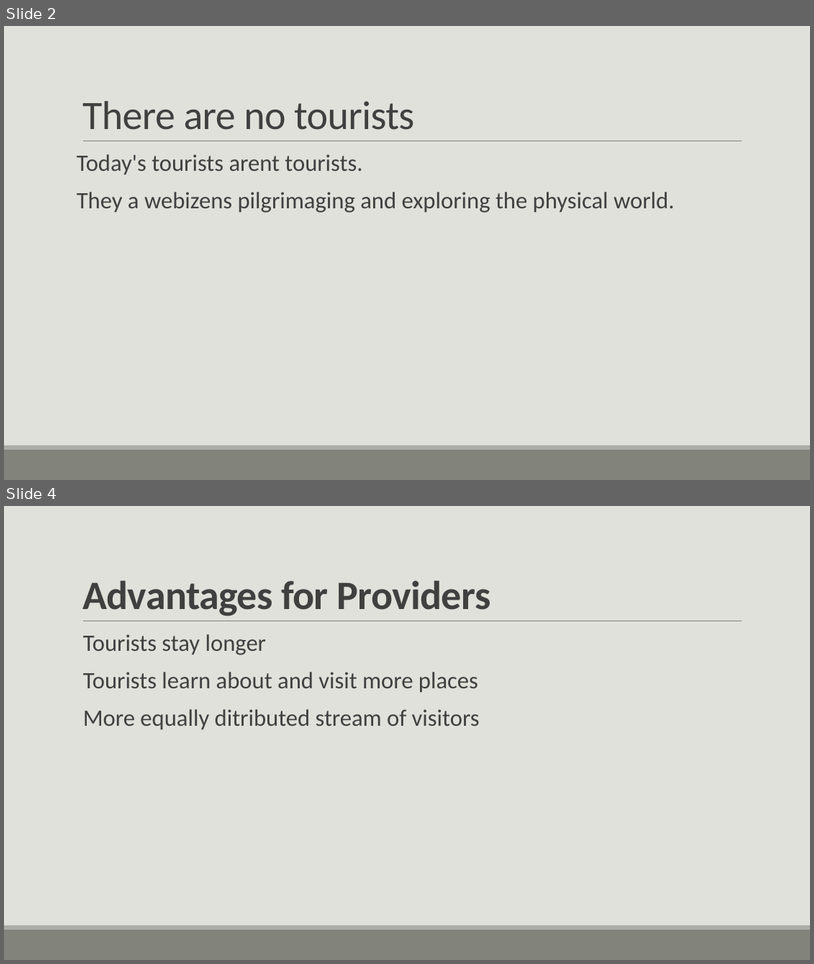
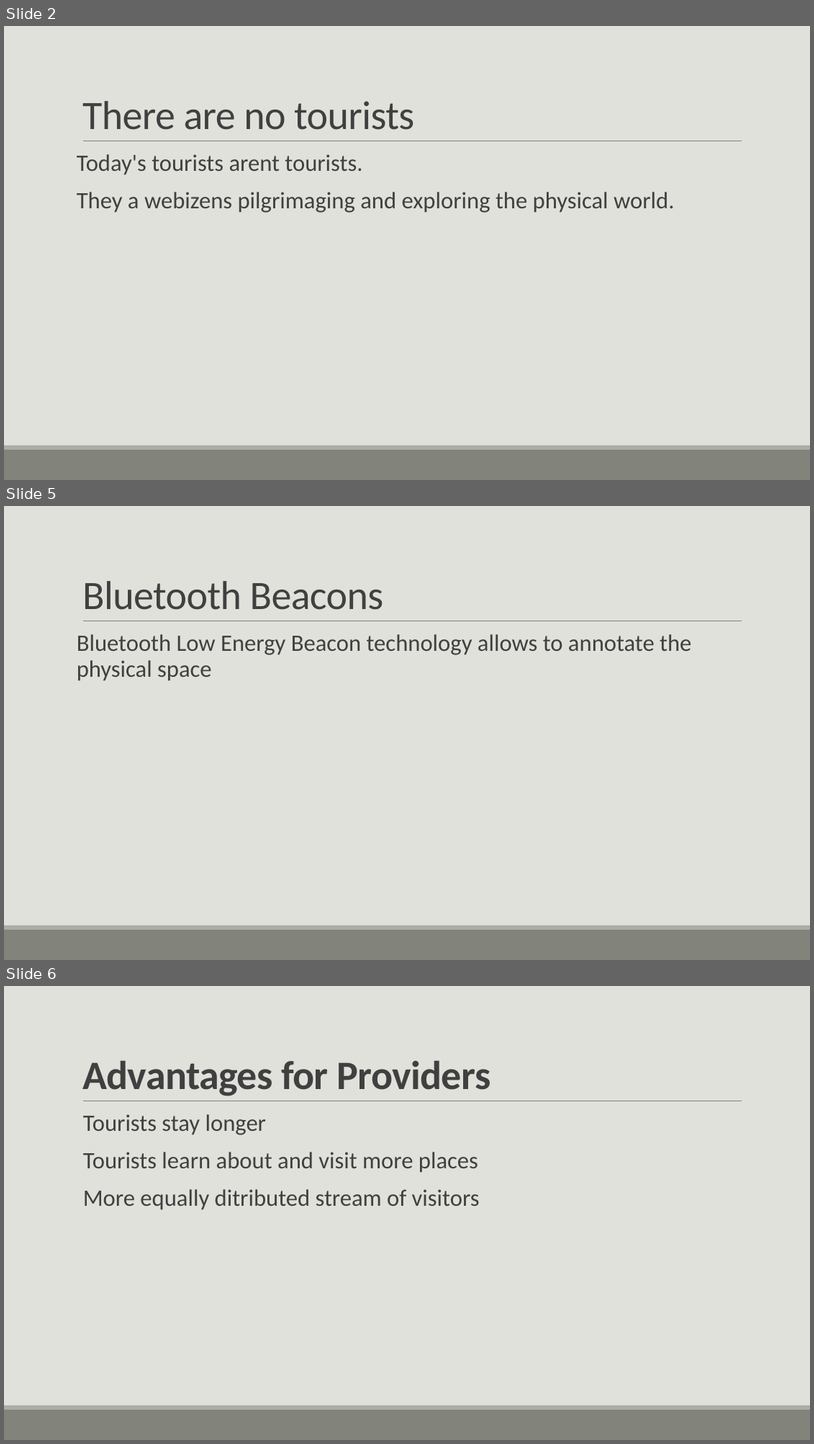
Before and after one commit to smart-arosa/smart-arosa, a slide deck: beacon.pptx. Shown one above the other, each under a label of ours: slides 2 and 4 before the commit, slides 2, 5 and 6 after it; the slides between them are not shown. The pictures are 814x964 and 814x1444 pixels, drawn with LibreOffice and Linux fonts; fonts in the diff are those of the drawing. Boxes give left, top, right and bottom in pixels: in the first picture for what was removed or moved away, otherwise in the second. Text is boxed around its words. In the diff, an @@ line names an element or a change of style, - is before the commit and + after.

```diff
--- a/beacon.pptx
+++ b/beacon.pptx
@@ slide 5 added at bbox=[4, 506, 810, 960], background #E1E1DB; not listed: 3 template elements that a slide beside it also shows @@
@@ title added at bbox=[82, 581, 384, 610], 48 pt, text #404040 @@
+Bluetooth Beacons
@@ text added at bbox=[77, 634, 692, 681], 28 pt, text #404040 @@
+Bluetooth Low Energy Beacon technology allows to annotate the physical space
@@ what was slide 4 is now slide 6 @@
```
Also in this commit, not shown: 1 slide changed, 1 other slide added.
